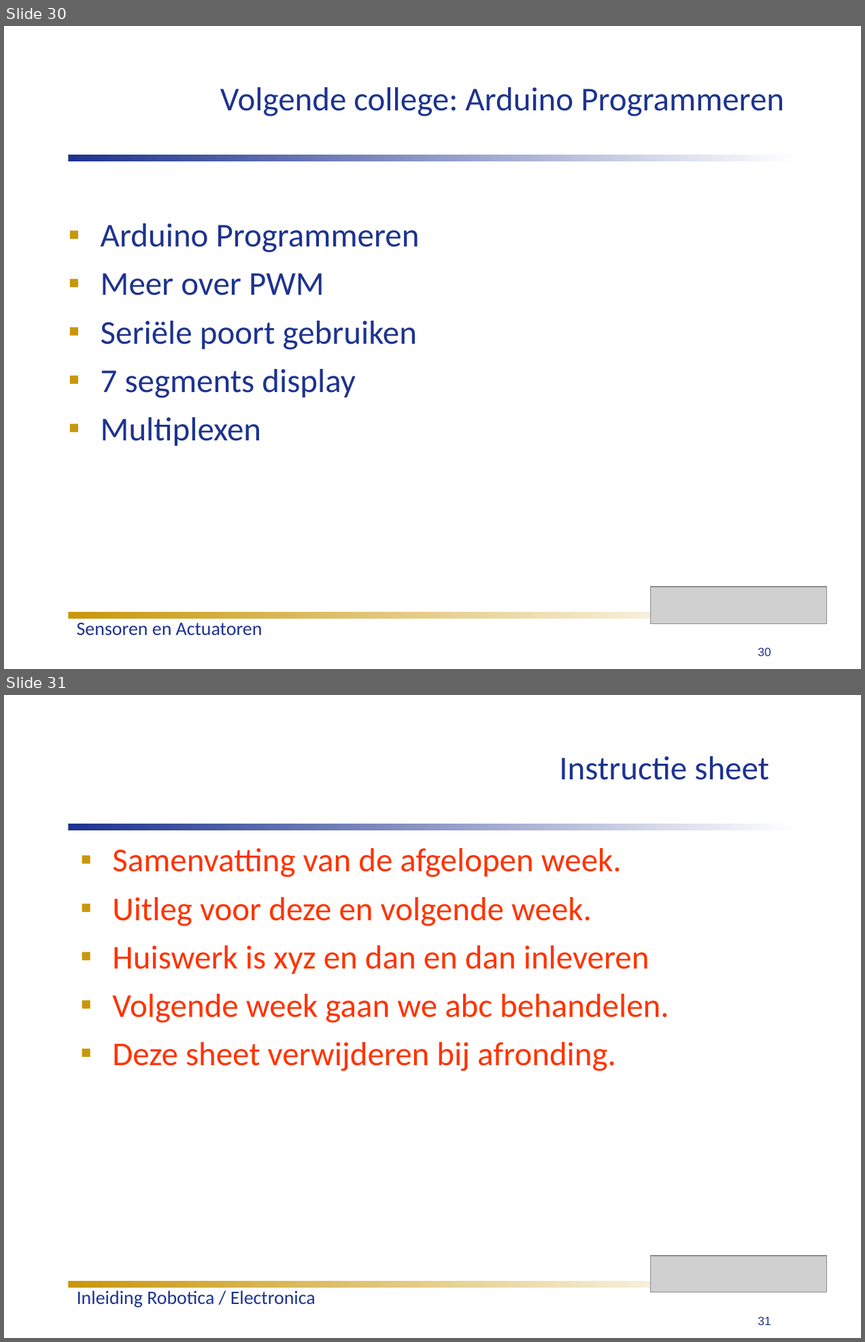
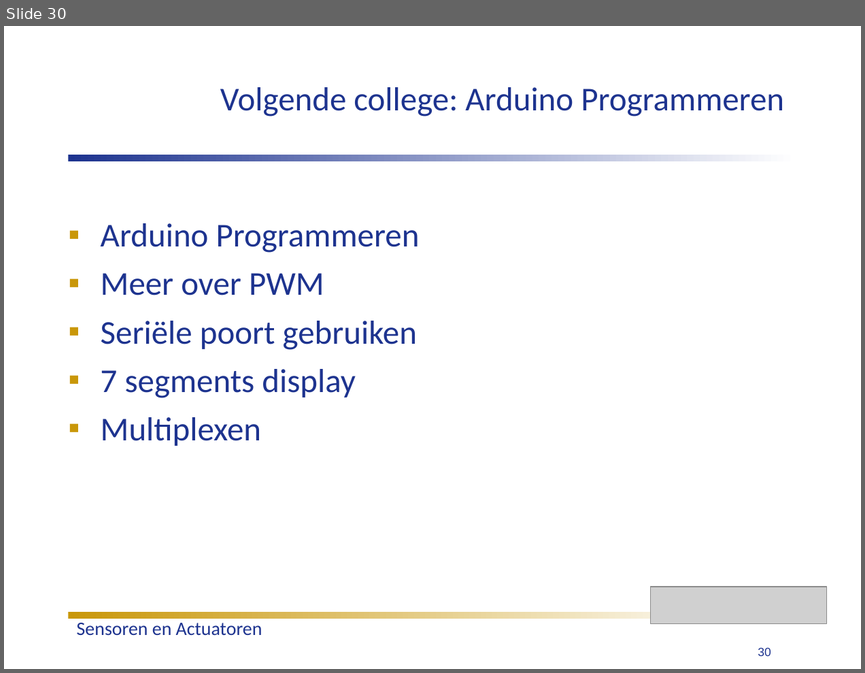
Before and after one commit to humiq/Greendevelopment, a slide deck: trunk/documents/Colleges/ISIROB College 3.ppt. Shown one above the other, each under a label of ours: slides 30 and 31 before the commit, slide 30 after it. The pictures are 865x1342 and 865x673 pixels, drawn with LibreOffice and Linux fonts; fonts in the diff are those of the drawing; grey boxes stand for pictures. Boxes give left, top, right and bottom in pixels: in the first picture for what was removed or moved away, otherwise in the second. Text is boxed around its words. In the diff, an @@ line names an element or a change of style, - is before the commit and + after.

```diff
--- a/trunk/documents/Colleges/ISIROB College 3.ppt
+++ b/trunk/documents/Colleges/ISIROB College 3.ppt
@@ slide 31 removed at <box>4,695,861,1338</box>, background #FFFFFF @@
@@ title removed at <box>559,756,769,780</box> @@
-Instructie sheet
@@ rectangle removed at <box>68,824,797,830</box> @@
@@ text removed at <box>112,848,669,1071</box> @@
-▪ Samenvatting van de afgelopen week.
-▪ Uitleg voor deze en volgende week.
-▪ Huiswerk is xyz en dan en dan inleveren
-▪ Volgende week gaan we abc behandelen.
-▪ Deze sheet verwijderen bij afronding.
@@ picture removed at <box>650,1255,827,1292</box> @@
@@ rectangle removed at <box>68,1280,753,1287</box> @@
@@ text removed at <box>77,1290,315,1307</box> @@
-Inleiding Robotica / Electronica
@@ page number removed at <box>757,1317,770,1325</box> @@
-31
```
Also in this commit, not shown: 6 other files.
